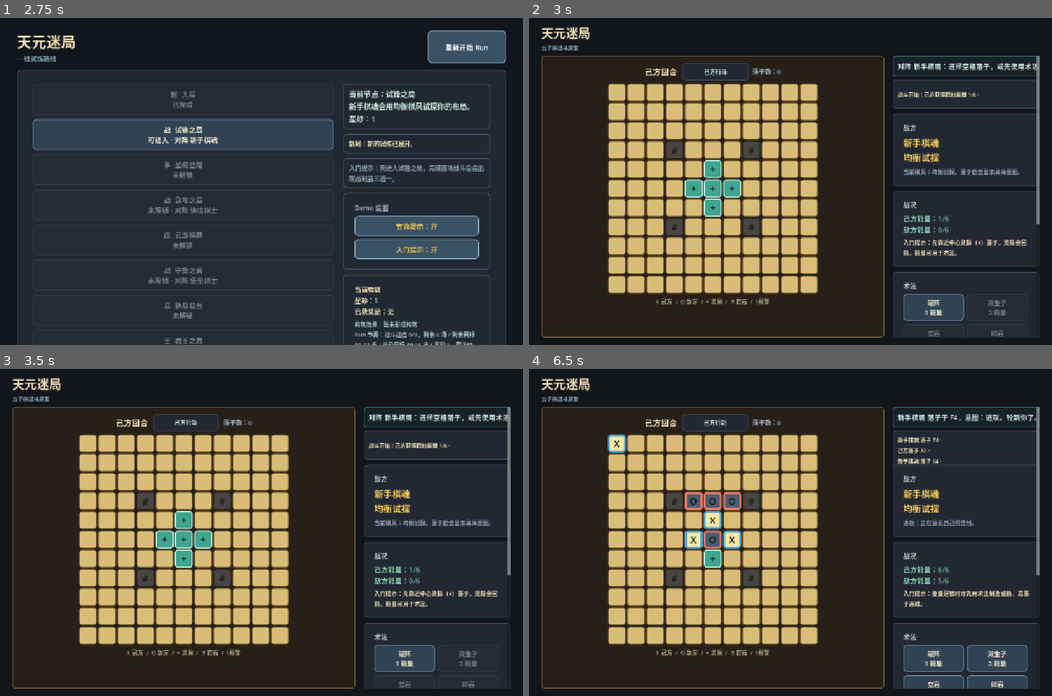
Above: before the commit, frames 1-4 (two rows, left to right).
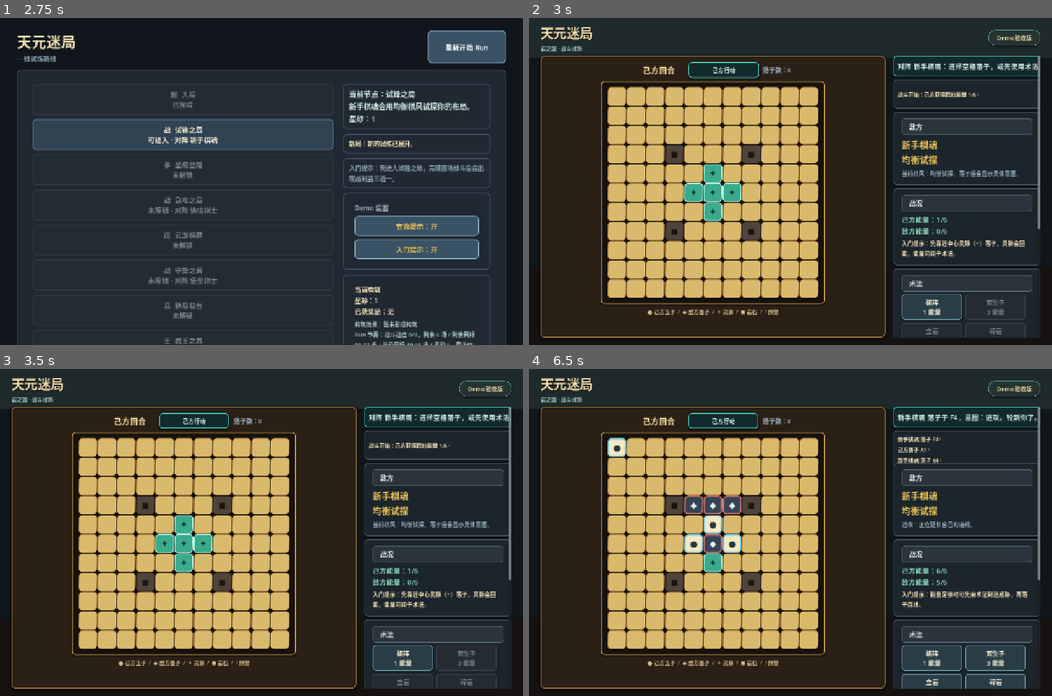
Above: after the commit, the same moments.

Repository: eason522/game
Game: Godot game, scene res://scenes/ui/MainMenu.tscn
Same seed, same stepped clock (60 frames per second), same inputs: the game is played once before the commit and once after it.
Inputs (mouse positions are in pixels of both pictures, inside the frame that each line leads up to):
- Up to frame 1 (2.75 s): click "新的 Run" at 0.5 s; click "重新开始 Run" at 1.25 s; click "重新开始 Run" at 2 s
- Up to frame 2 (3 s): click "战 试锋之局 可进入 · 对阵 新手棋魂" at 2.75 s
- Up to frame 3 (3.5 s): no input
- Up to frame 4 (6.5 s): click (712, 519) at 3.5 s, where only the run before the commit has a clickable "+"; click (691, 539) at 4.25 s, where only the run before the commit has a clickable "+"; click (732, 539) at 5 s, where only the run before the commit has a clickable "+"; click (617, 444) at 5.77 s

Frame 1 is identical in both runs. In frame 2, 18% of the frame differs, in the area x 2-98%, y 2-98%; in frame 3, 18%; in frame 4, 20%.

Commit message:
打磨战斗界面视觉质感
回应战斗界面过于简陋的问题：新增分层背景、棋盘内框、玉子/墨子/灵脉/岩石符号化表现、侧栏标题卡片和技能按钮选中状态。补充战斗界面视觉冒烟断言，并同步 README 与 DEVELOPMENT_PLAN.md。

Diff:
--- a/scripts/game/BattleScene.gd
+++ b/scripts/game/BattleScene.gd
@@ -48,6 +48,7 @@
 var enemy_profile_label: Label
 var enemy_intent_hint_label: Label
 var board_grid: GridContainer
+var board_frame_panel: PanelContainer
 var board_legend_label: Label
 var skill_bar: GridContainer
 var controls_panel: VBoxContainer
@@ -123,10 +124,13 @@
 var win_style: StyleBoxFlat
 var panel_style: StyleBoxFlat
 var board_panel_style: StyleBoxFlat
+var board_frame_style: StyleBoxFlat
 var status_panel_style: StyleBoxFlat
+var sidebar_title_style: StyleBoxFlat
 var action_button_style: StyleBoxFlat
 var action_button_hover_style: StyleBoxFlat
 var action_button_pressed_style: StyleBoxFlat
+var skill_selected_button_style: StyleBoxFlat
 var disabled_button_style: StyleBoxFlat
 
 
@@ -176,38 +180,55 @@
 
 
 func _create_styles() -> void:
-	empty_style = _make_cell_style(Color("#d9bc78"), Color("#6d5427"))
-	spirit_style = _make_cell_style(Color("#3fa58e"), Color("#bdebdc"), 3)
-	rock_style = _make_cell_style(Color("#4a4540"), Color("#27231f"))
-	skill_target_style = _make_cell_style(Color("#7e5ec5"), Color("#f0e7ff"), 4)
-	feedback_player_style = _make_cell_style(Color("#f8e8a7"), Color("#4fa6d8"), 5)
-	feedback_enemy_style = _make_cell_style(Color("#4c5d6f"), Color("#e27965"), 5)
-	feedback_skill_style = _make_cell_style(Color("#8066cf"), Color("#fff3ba"), 5)
-	feedback_rock_style = _make_cell_style(Color("#665347"), Color("#f2b35e"), 5)
-	feedback_energy_style = _make_cell_style(Color("#4eb39d"), Color("#d7fff1"), 5)
-	warning_style = _make_cell_style(Color("#c25345"), Color("#fff0bf"), 4)
-	sealed_style = _make_cell_style(Color("#5e6572"), Color("#f0c65a"), 4)
-	player_style = _make_cell_style(Color("#f3ead1"), Color("#2f4050"), 3)
-	temporary_player_style = _make_cell_style(Color("#dec98f"), Color("#7a8793"), 3)
-	enemy_style = _make_cell_style(Color("#2f3a46"), Color("#d4dbe1"), 3)
-	last_player_style = _make_cell_style(Color("#fff5d2"), Color("#2f88c9"), 4)
-	last_enemy_style = _make_cell_style(Color("#3e4a57"), Color("#d85f4f"), 4)
-	win_style = _make_cell_style(Color("#e5a544"), Color("#6a3b12"), 4)
-	panel_style = _make_panel_style(Color("#222832"), Color("#3a4655"))
-	board_panel_style = _make_panel_style(Color("#262019"), Color("#725936"))
-	status_panel_style = _make_panel_style(Color("#182129"), Color("#2e8c7e"))
-	action_button_style = _make_panel_style(Color("#314353"), Color("#668195"))
-	action_button_hover_style = _make_panel_style(Color("#3a5265"), Color("#86a8bd"))
-	action_button_pressed_style = _make_panel_style(Color("#273743"), Color("#f0c65a"))
-	disabled_button_style = _make_panel_style(Color("#252b33"), Color("#343b45"))
-
-
-func _make_cell_style(fill: Color, border: Color, border_width: int = 2) -> StyleBoxFlat:
+	empty_style = _make_cell_style(Color("#d7b76a"), Color("#8c6430"), 2, 8, Color("#f4d992"))
+	spirit_style = _make_cell_style(Color("#35a788"), Color("#c8fff1"), 3, 8, Color("#70e0c3"))
+	rock_style = _make_cell_style(Color("#4c4037"), Color("#1e1712"), 2, 7, Color("#7a6757"))
+	skill_target_style = _make_cell_style(Color("#795fc5"), Color("#fff1b8"), 4, 8, Color("#d9c7ff"))
+	feedback_player_style = _make_cell_style(Color("#f5e7be"), Color("#58b7d9"), 5, 9, Color("#ffffff"))
+	feedback_enemy_style = _make_cell_style(Color("#303d50"), Color("#df7b6c"), 5, 9, Color("#70859e"))
+	feedback_skill_style = _make_cell_style(Color("#7159bd"), Color("#fff0a8"), 5, 9, Color("#cdbbff"))
+	feedback_rock_style = _make_cell_style(Color("#645144"), Color("#f2b35e"), 5, 9, Color("#a48262"))
+	feedback_energy_style = _make_cell_style(Color("#32a786"), Color("#d7fff1"), 5, 9, Color("#82ebcf"))
+	warning_style = _make_cell_style(Color("#b84d43"), Color("#fff0bf"), 4, 8, Color("#e97f68"))
+	sealed_style = _make_cell_style(Color("#596477"), Color("#f0c65a"), 4, 8, Color("#92a3ba"))
+	player_style = _make_cell_style(Color("#f2ead9"), Color("#45636f"), 3, 12, Color("#ffffff"))
+	temporary_player_style = _make_cell_style(Color("#d3c08a"), Color("#7a8793"), 3, 12, Color("#f0e2ad"))
+	enemy_style = _make_cell_style(Color("#273141"), Color("#d9e1e5"), 3, 12, Color("#657186"))
+	last_player_style = _make_cell_style(Color("#fff4d2"), Color("#35b5d4"), 4, 12, Color("#ffffff"))
+	last_enemy_style = _make_cell_style(Color("#38465a"), Color("#e36b59"), 4, 12, Color("#7988a2"))
+	win_style = _make_cell_style(Color("#e5a544"), Color("#fff0bd"), 4, 12, Color("#ffd987"))
+	panel_style = _make_panel_style(Color("#1b252b"), Color("#42535d"), 2, 8, 5)
+	board_panel_style = _make_panel_style(Color("#2a2016"), Color("#9b733a"), 2, 10, 8)
+	board_frame_style = _make_panel_style(Color("#17120d"), Color("#c7994c"), 2, 8, 4)
+	status_panel_style = _make_panel_style(Color("#122a2d"), Color("#44c5b2"), 2, 8, 6)
+	sidebar_title_style = _make_panel_style(Color("#29343c"), Color("#566774"), 1, 6, 0)
+	action_button_style = _make_panel_style(Color("#2a3d47"), Color("#5f8a95"), 2, 7, 2)
+	action_button_hover_style = _make_panel_style(Color("#335463"), Color("#8fd3c4"), 2, 7, 3)
+	action_button_pressed_style = _make_panel_style(Color("#24333b"), Color("#f0c65a"), 2, 7, 2)
+	skill_selected_button_style = _make_panel_style(Color("#53426e"), Color("#f0c65a"), 2, 7, 3)
+	disabled_button_style = _make_panel_style(Color("#242b31"), Color("#353f47"), 2, 7, 0)
+
+
+func _make_cell_style(fill: Color, border: Color, border_width: int = 2, corner_radius: int = 6, highlight: Color = Color("#ffffff")) -> StyleBoxFlat:
 	var style := StyleBoxFlat.new()
 	style.bg_color = fill
 	style.border_color = border
 	style.set_border_width_all(border_width)
-	style.set_corner_radius_all(6)
+	style.set_corner_radius_all(corner_radius)
+	style.shadow_color = Color(0, 0, 0, 0.32)
+	style.shadow_size = 3
+	style.shadow_offset = Vector2(1, 2)
+	style.set_expand_margin_all(1)
+	style.content_margin_left = 0
+	style.content_margin_right = 0
+	style.content_margin_top = 0
+	style.content_margin_bottom = 0
+	style.border_blend = true
+	style.anti_aliasing = true
+	style.anti_aliasing_size = 0.8
+	style.skew = Vector2(0.02, 0.0)
+	style.corner_detail = 8
+	style.bg_color = fill.lerp(highlight, 0.08)
 	style.content_margin_left = 0
 	style.content_margin_right = 0
 	style.content_margin_top = 0
@@ -215,40 +236,57 @@
 	return style
 
 
-func _make_panel_style(fill: Color, border: Color) -> StyleBoxFlat:
+func _make_panel_style(fill: Color, border: Color, border_width: int = 2, corner_radius: int = 8, shadow_size: int = 0) -> StyleBoxFlat:
 	var style := StyleBoxFlat.new()
 	style.bg_color = fill
 	style.border_color = border
-	style.set_border_width_all(2)
-	style.set_corner_radius_all(8)
-	style.content_margin_left = 12
-	style.content_margin_right = 12
-	style.content_margin_top = 10
-	style.content_margin_bottom = 10
+	style.set_border_width_all(border_width)
+	style.set_corner_radius_all(corner_radius)
+	style.shadow_color = Color(0, 0, 0, 0.36)
+	style.shadow_size = shadow_size
+	style.shadow_offset = Vector2(0, 3)
+	style.content_margin_left = 10
+	style.content_margin_right = 10
+	style.content_margin_top = 8
+	style.content_margin_bottom = 8
+	style.anti_aliasing = true
+	style.anti_aliasing_size = 0.8
 	return style
 
 
 func _build_layout() -> void:
 	var background := ColorRect.new()
-	background.color = Color("#12161b")
+	background.color = Color("#10161a")
 	background.set_anchors_preset(Control.PRESET_FULL_RECT)
 	add_child(background)
 
+	var top_band := ColorRect.new()
+	top_band.color = Color("#1f2a2c")
+	top_band.set_anchors_preset(Control.PRESET_TOP_WIDE)
+	top_band.offset_bottom = 96
+	add_child(top_band)
+
+	var lower_band := ColorRect.new()
+	lower_band.color = Color("#151211")
+	lower_band.set_anchors_preset(Control.PRESET_BOTTOM_WIDE)
+	lower_band.offset_top = -190
+	add_child(lower_band)
+
 	var root := MarginContainer.new()
 	root.set_anchors_preset(Control.PRESET_FULL_RECT)
-	root.add_theme_constant_override("margin_left", 30)
-	root.add_theme_constant_override("margin_top", 14)
-	root.add_theme_constant_override("margin_right", 30)
+	root.add_theme_constant_override("margin_left", 28)
+	root.add_theme_constant_override("margin_top", 12)
+	root.add_theme_constant_override("margin_right", 28)
 	root.add_theme_constant_override("margin_bottom", 18)
 	add_child(root)
 
 	var main := VBoxContainer.new()
-	main.add_theme_constant_override("separation", 10)
+	main.add_theme_constant_override("separation", 8)
 	root.add_child(main)
 
 	var header := HBoxContainer.new()
 	header.alignment = BoxContainer.ALIGNMENT_CENTER
-	header.add_theme_constant_override("separation", 18)
+	header.add_theme_constant_override("separation", 16)
 	main.add_child(header)
 
 	var title_box := VBoxContainer.new()
@@ -257,15 +295,28 @@
 
 	var title := Label.new()
 	title.text = "天元迷局"
-	title.add_theme_font_size_override("font_size", 30)
-	title.add_theme_color_override("font_color", Color("#f1dfb7"))
+	title.add_theme_font_size_override("font_size", 32)
+	title.add_theme_color_override("font_color", Color("#f4dfad"))
+	title.add_theme_color_override("font_shadow_color", Color(0, 0, 0, 0.55))
+	title.add_theme_constant_override("shadow_offset_x", 1)
+	title.add_theme_constant_override("shadow_offset_y", 2)
 	title_box.add_child(title)
 
 	var subtitle := Label.new()
-	subtitle.text = "五子棋战斗原型"
+	subtitle.text = "岩之国 · 战斗试炼"
 	subtitle.add_theme_font_size_override("font_size", 13)
-	subtitle.add_theme_color_override("font_color", Color("#8da0af"))
+	subtitle.add_theme_color_override("font_color", Color("#9ec8bd"))
 	title_box.add_child(subtitle)
+
+	var stage_badge := Label.new()
+	stage_badge.text = "Demo 验收版"
+	stage_badge.custom_minimum_size = Vector2(128, 30)
+	stage_badge.horizontal_alignment = HORIZONTAL_ALIGNMENT_CENTER
+	stage_badge.vertical_alignment = VERTICAL_ALIGNMENT_CENTER
+	stage_badge.add_theme_font_size_override("font_size", 14)
+	stage_badge.add_theme_color_override("font_color", Color("#f4dfad"))
+	stage_badge.add_theme_stylebox_override("normal", _make_panel_style(Color("#253331"), Color("#68b7a2"), 1, 17, 3))
+	header.add_child(stage_badge)
 
 	var content := HBoxContainer.new()
 	content.size_flags_vertical = Control.SIZE_EXPAND_FILL
@@ -291,20 +342,21 @@
 
 	var board_panel := PanelContainer.new()
 	board_panel.add_theme_stylebox_override("panel", board_panel_style)
+	board_panel.custom_minimum_size = Vector2(690, 0)
 	board_panel.size_flags_horizontal = Control.SIZE_EXPAND_FILL
 	board_panel.size_flags_vertical = Control.SIZE_EXPAND_FILL
 	content.add_child(board_panel)
 
 	var board_margin := MarginContainer.new()
-	board_margin.add_theme_constant_override("margin_left", 16)
+	board_margin.add_theme_constant_override("margin_left", 22)
 	board_margin.add_theme_constant_override("margin_top", 8)
-	board_margin.add_theme_constant_override("margin_right", 16)
-	board_margin.add_theme_constant_override("margin_bottom", 8)
+	board_margin.add_theme_constant_override("margin_right", 22)
+	board_margin.add_theme_constant_override("margin_bottom", 12)
 	board_panel.add_child(board_margin)
 
 	var board_box := VBoxContainer.new()
 	board_box.alignment = BoxContainer.ALIGNMENT_BEGIN
-	board_box.add_theme_constant_override("separation", 8)
+	board_box.add_theme_constant_override("separation", 9)
 	board_margin.add_child(board_box)
 
 	var board_header := HBoxContainer.new()
@@ -313,18 +365,20 @@
 	board_box.add_child(board_header)
 
 	turn_label = Label.new()
+	turn_label.custom_minimum_size = Vector2(120, 30)
 	turn_label.horizontal_alignment = HORIZONTAL_ALIGNMENT_CENTER
+	turn_label.vertical_alignment = VERTICAL_ALIGNMENT_CENTER
 	turn_label.add_theme_font_size_override("font_size", 20)
-	turn_label.add_theme_color_override("font_color", Color("#f1dfb7"))
+	turn_label.add_theme_color_override("font_color", Color("#ffe2a0"))
 	board_header.add_child(turn_label)
 
 	turn_rhythm_label = Label.new()
-	turn_rhythm_label.custom_minimum_size = Vector2(160, 30)
+	turn_rhythm_label.custom_minimum_size = Vector2(170, 32)
 	turn_rhythm_label.horizontal_alignment = HORIZONTAL_ALIGNMENT_CENTER
 	turn_rhythm_label.vertical_alignment = VERTICAL_ALIGNMENT_CENTER
 	turn_rhythm_label.add_theme_font_size_override("font_size", 14)
 	turn_rhythm_label.add_theme_color_override("font_color", Color("#cde8df"))
-	turn_rhythm_label.add_theme_stylebox_override("normal", panel_style)
+	turn_rhythm_label.add_theme_stylebox_override("normal", status_panel_style)
 	board_header.add_child(turn_rhythm_label)
 
 	move_count_label = Label.new()
@@ -332,6 +386,21 @@
 	move_count_label.add_theme_font_size_override("font_size", 15)
 	move_count_label.add_theme_color_override("font_color", Color("#9fb0c1"))
 	board_header.add_child(move_count_label)
+
+	var board_center := CenterContainer.new()
+	board_center.size_flags_horizontal = Control.SIZE_EXPAND_FILL
+	board_box.add_child(board_center)
+
+	board_frame_panel = PanelContainer.new()
+	board_frame_panel.add_theme_stylebox_override("panel", board_frame_style)
+	board_center.add_child(board_frame_panel)
+
+	var board_grid_margin := MarginContainer.new()
+	board_grid_margin.add_theme_constant_override("margin_left", 7)
+	board_grid_margin.add_theme_constant_override("margin_top", 7)
+	board_grid_margin.add_theme_constant_override("margin_right", 7)
+	board_grid_margin.add_theme_constant_override("margin_bottom", 7)
+	board_frame_panel.add_child(board_grid_margin)
 
 	board_grid = GridContainer.new()
 	board_grid.columns = BOARD_SIZE
@@ -339,13 +408,13 @@
 	board_grid.size_flags_vertical = Control.SIZE_SHRINK_CENTER
 	board_grid.add_theme_constant_override("h_separation", BOARD_GRID_GAP)
 	board_grid.add_theme_constant_override("v_separation", BOARD_GRID_GAP)
-	board_box.add_child(board_grid)
+	board_grid_margin.add_child(board_grid)
 
 	board_legend_label = Label.new()
-	board_legend_label.text = "X 己方  /  O 敌方  /  + 灵脉  /  # 岩石  /  ! 预警"
+	board_legend_label.text = "● 己方玉子  /  ◆ 敌方墨子  /  ✦ 灵脉  /  ◼ 岩石  /  ! 预警"
 	board_legend_label.horizontal_alignment = HORIZONTAL_ALIGNMENT_CENTER
-	board_legend_label.add_theme_font_size_override("font_size", 14)
-	board_legend_label.add_theme_color_override("font_color", Color("#b6a785"))
+	board_legend_label.add_theme_font_size_override("font_size", 13)
+	board_legend_label.add_theme_color_override("font_color", Color("#d2bd8b"))
 	board_box.add_child(board_legend_label)
 
 	var sidebar_scroll := ScrollContainer.new()
@@ -356,7 +425,7 @@
 	var sidebar := VBoxContainer.new()
 	sidebar.custom_minimum_size = Vector2(360, 0)
 	sidebar.size_flags_horizontal = Control.SIZE_EXPAND_FILL
-	sidebar.add_theme_constant_override("separation", 12)
+	sidebar.add_theme_constant_override("separation", 8)
 	sidebar_scroll.add_child(sidebar)
 
 	_create_status_feedback_panel(sidebar)
@@ -492,20 +561,23 @@
 	parent.add_child(panel)
 
 	var margin := MarginContainer.new()
-	margin.add_theme_constant_override("margin_left", 14)
-	margin.add_theme_constant_override("margin_top", 12)
-	margin.add_theme_constant_override("margin_right", 14)
-	margin.add_theme_constant_override("margin_bottom", 14)
+	margin.add_theme_constant_override("margin_left", 10)
+	margin.add_theme_constant_override("margin_top", 8)
+	margin.add_theme_constant_override("margin_right", 10)
+	margin.add_theme_constant_override("margin_bottom", 10)
 	panel.add_child(margin)
 
 	var box := VBoxContainer.new()
-	box.add_theme_constant_override("separation", 8)
+	box.add_theme_constant_override("separation", 7)
 	margin.add_child(box)
 
 	var title := Label.new()
-	title.text = title_text
+	title.text = "  %s" % title_text
+	title.custom_minimum_size = Vector2(0, 24)
+	title.vertical_alignment = VERTICAL_ALIGNMENT_CENTER
 	title.add_theme_font_size_override("font_size", 16)
-	title.add_theme_color_override("font_color", Color("#b8c5d0"))
+	title.add_theme_color_override("font_color", Color("#d4e2db"))
+	title.add_theme_stylebox_override("normal", sidebar_title_style)
 	box.add_child(title)
 
 	return box
@@ -534,11 +606,13 @@
 			var button := Button.new()
 			button.custom_minimum_size = CELL_SIZE
 			button.focus_mode = Control.FOCUS_NONE
-			button.add_theme_font_size_override("font_size", 24)
+			button.add_theme_font_size_override("font_size", 21)
 			button.add_theme_color_override("font_color", Color("#1c2229"))
 			button.add_theme_color_override("font_hover_color", Color("#1c2229"))
 			button.add_theme_color_override("font_pressed_color", Color("#1c2229"))
 			button.add_theme_color_override("font_disabled_color", Color("#10151a"))
+			button.add_theme_color_override("font_outline_color", Color(0, 0, 0, 0.28))
+			button.add_theme_constant_override("outline_size", 1)
 			button.pressed.connect(_on_cell_pressed.bind(pos))
 			button.mouse_entered.connect(_on_cell_hovered.bind(pos))
 			board_grid.add_child(button)
@@ -554,6 +628,7 @@
 		var button := Button.new()
 		button.custom_minimum_size = Vector2(148, 58)
 		button.focus_mode = Control.FOCUS_NONE
+		button.text_overrun_behavior = TextServer.OVERRUN_TRIM_ELLIPSIS
 		button.pressed.connect(_on_skill_pressed.bind(skill_id))
 		_apply_button_theme(button)
 		skill_bar.add_child(button)
@@ -1277,48 +1352,64 @@
 			var button: Button = cells[y][x]
 			var owner := board.get_piece(pos)
 			var style := empty_style
+			var text_color := Color("#2a2014")
 			var terrain := board.get_terrain(pos)
 
 			button.text = ""
 			button.tooltip_text = ""
 
-			if winning_line.has(pos):
-				style = win_style
-			elif pos == last_move and last_move_owner == BoardState.PLAYER:
-				button.text = "X"
+			if pos == last_move and last_move_owner == BoardState.PLAYER:
+				button.text = "●"
+				text_color = Color("#253844")
 				style = last_player_style
 			elif pos == last_move and last_move_owner == BoardState.ENEMY:
-				button.text = "O"
+				button.text = "◆"
+				text_color = Color("#e7eef0")
 				style = last_enemy_style
 			elif owner == BoardState.PLAYER:
-				button.text = "x" if board.is_temporary_piece(pos) else "X"
+				button.text = "○" if board.is_temporary_piece(pos) else "●"
+				text_color = Color("#253844")
 				style = temporary_player_style if board.is_temporary_piece(pos) else player_style
 			elif owner == BoardState.ENEMY:
-				button.text = "O"
+				button.text = "◆"
+				text_color = Color("#e7eef0")
 				style = enemy_style
 			elif terrain == BoardState.TERRAIN_ROCK:
-				button.text = "#"
+				button.text = "◼"
+				text_color = Color("#1a1410")
 				style = rock_style
 			elif board.is_sealed(pos):
-				button.text = "x"
+				button.text = "◇"
+				text_color = Color("#e8d38a")
 				style = sealed_style
 			elif terrain == BoardState.TERRAIN_SPIRIT:
-				button.text = "+"
+				button.text = "✦"
+				text_color = Color("#07382f")
 				style = spirit_style
 
 			if owner == BoardState.EMPTY and not selected_skill_id.is_empty() and skill_executor.is_valid_target(board, selected_skill_id, pos):
 				if button.text.is_empty():
-					button.text = "*"
+					button.text = "◇"
+					text_color = Color("#f4e6ff")
 				style = skill_target_style
 				button.tooltip_text = _format_skill_preview(_preview_skill(selected_skill_id, pos))
 			elif owner == BoardState.EMPTY and pos == warning_target:
 				button.text = "!"
+				text_color = Color("#fff0bf")
 				style = warning_style
+
+			if winning_line.has(pos):
+				style = win_style
+				text_color = Color("#2a1707")
 
 			if feedback_flashes.has(pos) and not winning_line.has(pos):
 				style = _get_feedback_style(feedback_flashes[pos], style)
 
 			button.disabled = _is_cell_disabled(pos)
+			button.add_theme_color_override("font_color", text_color)
+			button.add_theme_color_override("font_hover_color", text_color)
+			button.add_theme_color_override("font_pressed_color", text_color)
+			button.add_theme_color_override("font_disabled_color", text_color)
 			button.add_theme_stylebox_override("normal", style)
 			button.add_theme_stylebox_override("hover", style)
 			button.add_theme_stylebox_override("pressed", style)
@@ -1401,6 +1492,12 @@
 		button.text = "%s%s\n%d 能量" % [prefix, name, cost]
 		button.tooltip_text = skill_executor.get_description(skill_id)
 		button.disabled = game_over or current_turn != BoardState.PLAYER or already_active or not _can_afford_skill(skill_id)
+		button.add_theme_stylebox_override("normal", skill_selected_button_style if selected_skill_id == skill_id else action_button_style)
+		button.add_theme_stylebox_override("hover", skill_selected_button_style if selected_skill_id == skill_id else action_button_hover_style)
+		button.add_theme_stylebox_override("pressed", action_button_pressed_style)
+		button.add_theme_stylebox_override("disabled", disabled_button_style)
+		button.add_theme_color_override("font_color", Color("#fff1c7") if selected_skill_id == skill_id else Color("#f3ead1"))
+		button.add_theme_color_override("font_disabled_color", Color("#77828c"))
 
 
 func _refresh_info_labels() -> void:
--- a/tests/battle_feedback_smoke.gd
+++ b/tests/battle_feedback_smoke.gd
@@ -53,6 +53,9 @@
 	if scene.board_grid == null:
 		failures.append("battle feedback: expected board grid to exist")
 	else:
+		if scene.board_frame_panel == null:
+			failures.append("battle feedback: expected polished board frame panel to exist")
+
 		initial_board_y = scene.board_grid.global_position.y
 		initial_board_bottom = scene.board_grid.global_position.y + scene.board_grid.size.y
 		var board_bottom: float = scene.board_grid.global_position.y + scene.board_grid.size.y
@@ -67,6 +70,9 @@
 		if scene.board_legend_label == null:
 			failures.append("battle feedback: expected board legend label to exist")
 		else:
+			if not scene.board_legend_label.text.contains("己方玉子") or scene.board_legend_label.text.contains("X 己方"):
+				failures.append("battle feedback: expected polished board legend copy")
+
 			var legend_bottom: float = scene.board_legend_label.global_position.y + scene.board_legend_label.size.y
 
 			if legend_bottom > viewport_height - 8.0:
@@ -76,9 +82,13 @@
 			failures.append("battle feedback: expected board cells to exist")
 		else:
 			var first_cell: Button = scene.cells[0][0]
+			var first_cell_style = first_cell.get_theme_stylebox("normal")
 
 			if first_cell.custom_minimum_size.x > 44.0 or first_cell.custom_minimum_size.y > 44.0:
 				failures.append("battle feedback: expected compact board cells for default viewport fit")
+
+			if first_cell_style == null or first_cell_style.shadow_size <= 0:
+				failures.append("battle feedback: expected board cells to use material-style shadow")
 
 		scene._set_status("测试长状态：堡垒棋士落子于 E5，意图：防守并延长自己的连线。轮到你了。")
 		scene._show_feedback("测试反馈：堡垒棋士落子 E5。", [], "")
Not shown, changed: DEVELOPMENT_PLAN.md
Not shown, changed: README.md
